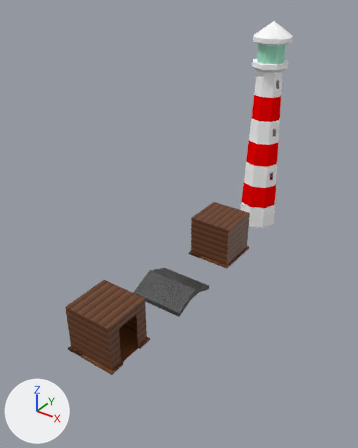
An edit to the Blender file Assets/Models/houses.blend, drawn before and after from the same camera.
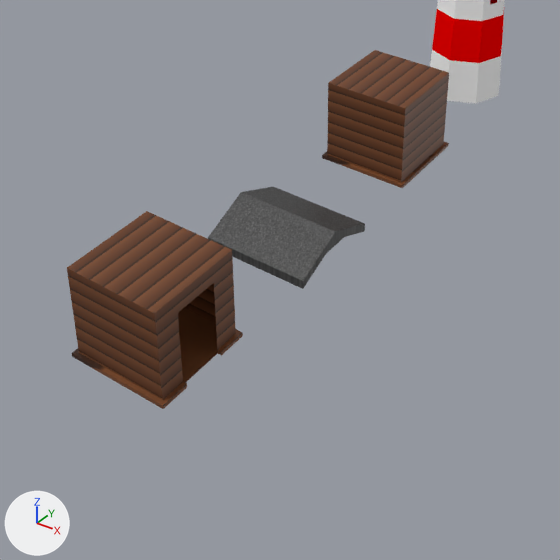
Old and new are each drawn whole from a camera (50 mm lens) standing at (5.62, -4.52, 6.59) and looking at (0.74, 2.43, 1.8) and again close up on the part from 9% to 85% of the width and 40% to 100% of the height. Lighting does not change. The marker at lower left points along +X, +Y and +Z.

In view in the first close-up: 'Lighthouse', 'ShedNoDoor', 'roof1', 'shed1'.
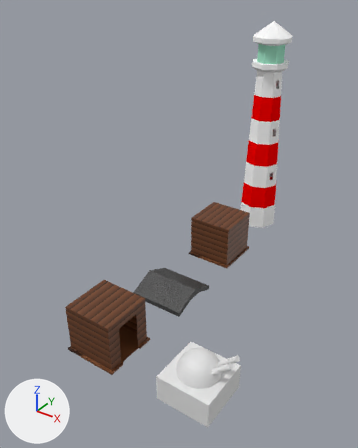
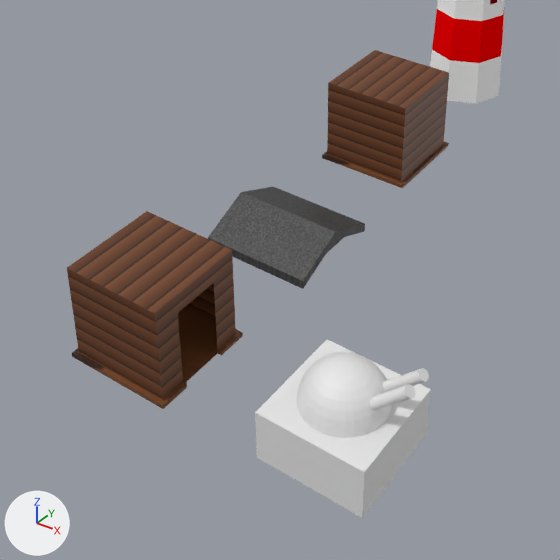
Pixel boxes (x1, y1, x2, y2) of what changed, in the close-ups (560 x 560 px):
'Cube', added
    after: (255, 339, 431, 518)
'Cylinder', added
    after: (370, 384, 416, 410)
'Cylinder.001', added
    after: (383, 368, 429, 392)

The change, as a list of edits to the scene's bpy script:
```text
Add me_cylinder_001:
    me_cylinder_001.from_pydata(...)  # a 32-sided cylinder along z spanning x -1.0..1.0, y -1.0..1.0, z -1.0..1.0
Add me_cube_001:
    me_cube_001.from_pydata(...)  # a box spanning x -1.0..1.0, y -1.0..1.0, z -1.0..1.0; a UV sphere (32 segments, 16 rings, poles along z) spanning x -0.75..0.75, y -0.75..0.75, z -0.5..2.5
Add ob_cylinder_001:
    ob_cylinder_001 = bpy.data.objects.new('Cylinder.001', me_cylinder_001)
    ob_cylinder_001.location = (2.92, 0.65, 0.82)
    ob_cylinder_001.rotation_euler = (0.0, 0.785, 0.0)  # degrees (0, 45, 0)
    ob_cylinder_001.scale = (0.05, 0.05, 0.25)
Add ob_cube:
    ob_cube = bpy.data.objects.new('Cube', me_cube_001)
    ob_cube.location = (2.5, 0.5, 0.25)
    ob_cube.scale = (0.5, 0.5, 0.25)
Add ob_cylinder:
    ob_cylinder = bpy.data.objects.new('Cylinder', me_cylinder_001.copy())
    ob_cylinder.location = (2.92, 0.45, 0.82)
    ob_cylinder.rotation_euler = (0.0, 0.785, 0.0)  # degrees (0, 45, 0)
    ob_cylinder.scale = (0.05, 0.05, 0.25)
```
